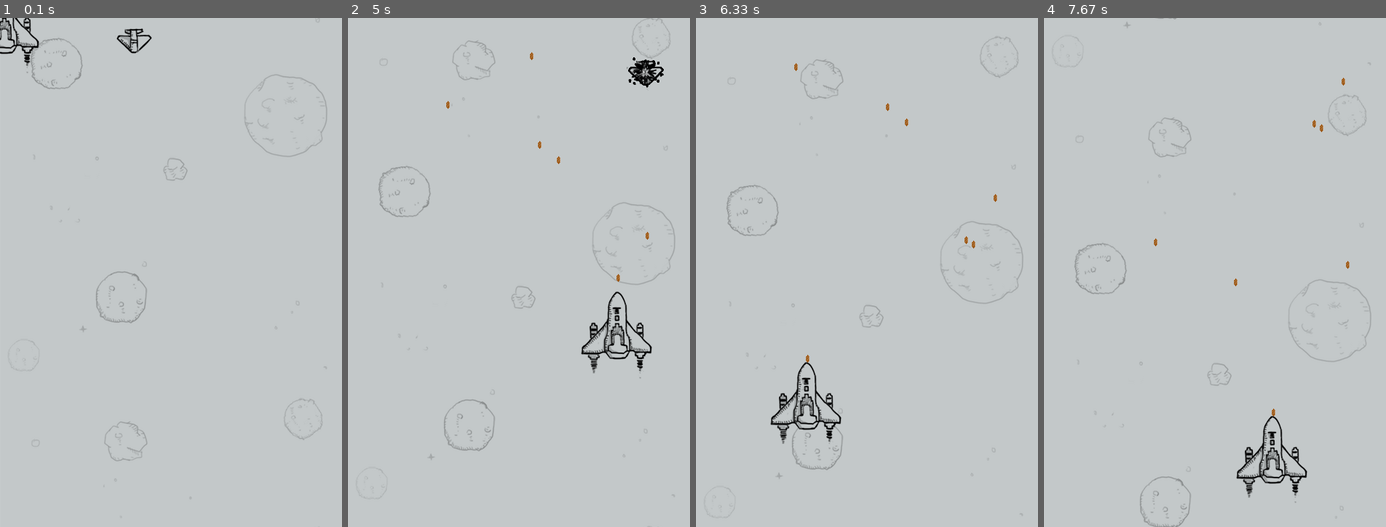
Above: before the commit, frames 1-4 (left to right).
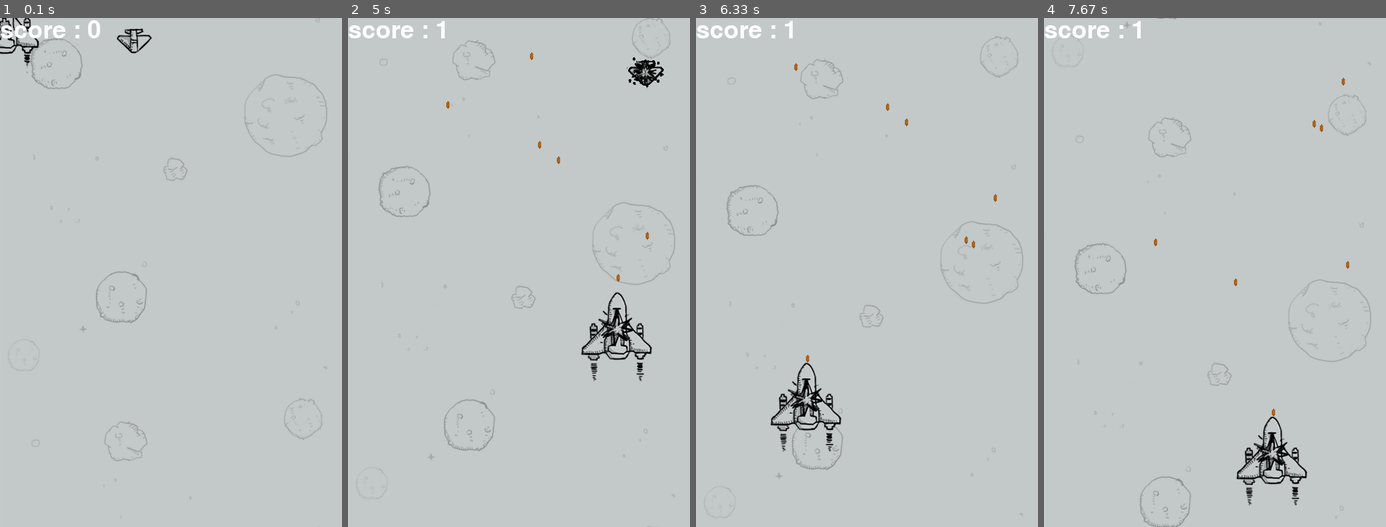
Above: after the commit, the same moments.

Repository: nextkite/school_demo
Game: pygame game, started from 飞机大战/Fly.py
The game is run twice, just before and just after one commit, with the same random seed, the same clock (stepped at 60 frames per second) and the same inputs.
Inputs (mouse positions are in pixels of both pictures, inside the frame that each line leads up to):
- Up to frame 1 (0.1 s): no input
- Up to frame 2 (5 s): click (522, 272) at 0.38 s; click (556, 384) at 0.72 s; click (430, 84) at 1.05 s; click (440, 170) at 1.38 s; click (522, 333) at 1.72 s; click (529, 252) at 2.55 s; click (648, 231) at 2.88 s; click (645, 374) at 3.22 s; click (539, 252) at 3.55 s; click (447, 180) at 3.88 s; click (618, 328) at 4.22 s
- Up to frame 3 (6.33 s): click (973, 313) at 5.95 s; click (805, 399) at 6.28 s
- Up to frame 4 (7.67 s): click (1235, 409) at 6.62 s; click (1204, 104) at 6.95 s; click (1344, 333) at 7.28 s; click (1273, 450) at 7.62 s

The runs differ from the first frame. In frame 1, 0.4% of the frame differs, in the area x 0-30%, y 0-4%; in frame 2, 1.1%, in the area x 0-89%, y 0-72%; in frame 3, 1.1%; in frame 4, 1.1%.

Commit message:
添加声音

Diff:
--- a/飞机大战/Fly.py
+++ b/飞机大战/Fly.py
@@ -1,6 +1,7 @@
 import pygame
 import random
 from sys import exit
+
 
 bg = './images/background.png'
 me = './images/me.png'
@@ -22,6 +23,8 @@
 again_flag = 0
 m_x = 0
 m_y = 0
+
+score = 0
 
 
 def update():
@@ -38,8 +41,14 @@
     m_x, m_y = pygame.mouse.get_pos()
     m_x = m_x - me.get_width() / 2
     m_y = m_y - me.get_width() / 2
+
+    # 根据分数更改飞机样式
     if me_flag == 1:
-        screen.blit(me, (m_x, m_y))
+        if score >= 1:      # 大等 10
+            screen.blit(me_d1, (m_x, m_y))
+        else:
+            screen.blit(me, (m_x, m_y))
+
     # 将子弹画上去
     for i in arr_bullet:
         x, y = i
@@ -77,15 +86,28 @@
         screen.blit(again, (100, 300))
         screen.blit(gameover, (100, 350))
 
+    # 打印分数
+    text = pygame.font.SysFont(None, 50)
+    text_score = text.render('score : %d' % score, True, (255, 255, 255))
+    screen.blit(text_score, (0, 0))
+
 
     pygame.display.update()
-
-
 
     # 周期计时器
     Y = Y + 1
     if Y > 700:
         Y = 0
+
+
+# 分数统计
+def user_score(bool):
+    global score
+    if bool == True:
+        score = 0
+        return
+    score += 1
+    return score
 
 
 if __name__ == '__main__':
@@ -105,6 +127,9 @@
     again = pygame.image.load(again)
     gameover = pygame.image.load(gameover)
 
+    # 声音
+
+
     while True:
 
         # 捕获事件
@@ -116,12 +141,11 @@
                 arr_bullet.append((x, y - 55))
             if event.type == pygame.MOUSEBUTTONDOWN and me_flag == 0:
                 x, y = pygame.mouse.get_pos()
-                if 100 < x and x <400 and  300 < y and y < 341:
+                if 100 < x and x < 400 and 300 < y and y < 341:
                     me_flag = 1
                     arr_enemy.clear()
-                elif 100 < x and x <400 and  350 < y and y < 391:
+                elif 100 < x and x < 400 and  350 < y and y < 391:
                     exit()
-
 
         update()
 
@@ -143,6 +167,7 @@
 
             if flag == 1:
                 del arr_bullet[i]
+                user_score(False)
 
                 for i in range(0, 20):
                     screen.blit(e_d1, (x_e - 28, y_e - 5))
@@ -170,6 +195,9 @@
                 x_e = x_e + 28
                 if (abs(t_m_x - x_e) < 40 and t_m_y - y_e < 90 and t_m_y - y_e > -60) or (abs(t_m_x - x_e) < 70 and t_m_y - y_e < 40 and t_m_y - y_e > -60):
                     me_flag = 0
+
+                    user_score(True)
+
                     del arr_enemy[i]
 
                     for i in range(0, 20):
